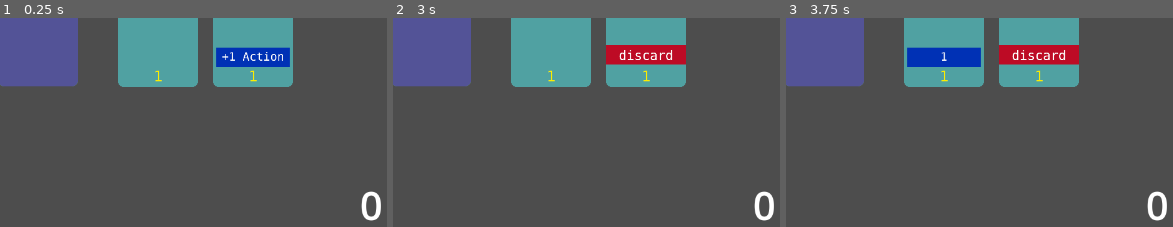
Above: before the commit, frames 1-3 (left to right).
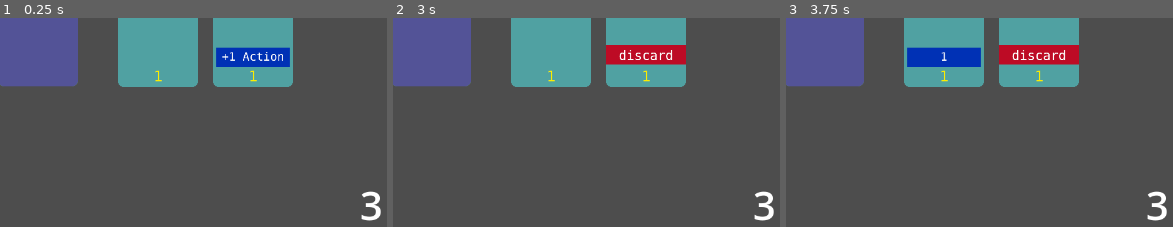
Above: after the commit, the same moments.

Repository: vbackeberg/game1
Game: Godot game, scene res://src/main.tscn
Same seed, same stepped clock (60 frames per second), same inputs: the game is played once before the commit and once after it.
Inputs (mouse positions are % of the whole screen's width and height, from its top left):
- Up to frame 1 (0.25 s): no input
- Up to frame 2 (3 s): click "4 new cards" at 0.5 s; click "4 new cards" at 1.25 s; click (6, 52) at 2 s; click (83, 52) at 2.77 s
- Up to frame 3 (3.75 s): click (70, 52) at 3.52 s
The pictures show only the part of the screen within x 50-100%, y 50-100%; the shares and areas given below are measured in that part.

The runs differ from the first frame. In frame 1, 0.3% of the frame differs, in the area x 93-99%, y 82-98%; in frame 2, 0.3%; in frame 3, 0.3%.
Error in both runs: Invalid access to property or key 'selectedVirtualResources' on a base object of type 'Nil'. (res://src/characters/eight-for-one.gd:25)

Commit message:
set actions left on player init for first player to have 3 actions

Diff:
--- a/src/player_area.gd
+++ b/src/player_area.gd
@@ -35,6 +35,7 @@
 	charactersPlayed = []
 	visible = false
 	actionsPerTurn = 3
+	actionsLeft = actionsPerTurn
 	victoryPoints = 0
 
 	discardMode = false
@@ -123,7 +124,7 @@
 # If any in paid is null, player cannot play the character.
 # Removes spent resources and diamonds and puts them on graveyard
 func _on_unplayed_character_card_pressed(card: CardCharacter) -> void:
-	var paid = card.buy.call(self, card)
+	var paid = card.buy.call(self)
 	if paid == null:
 		print("Selected resources are not correct.")
 		# TODO show label with missing resources
